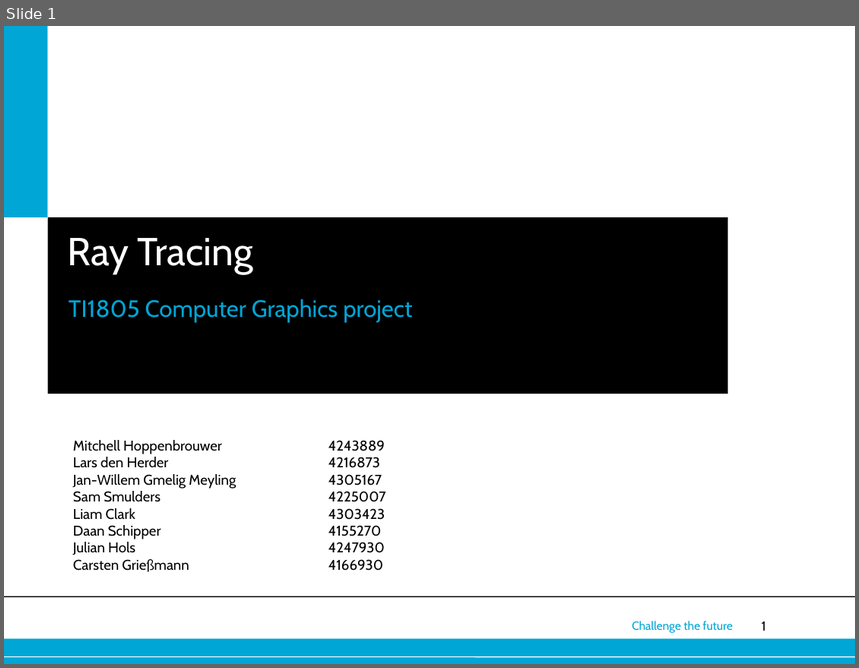
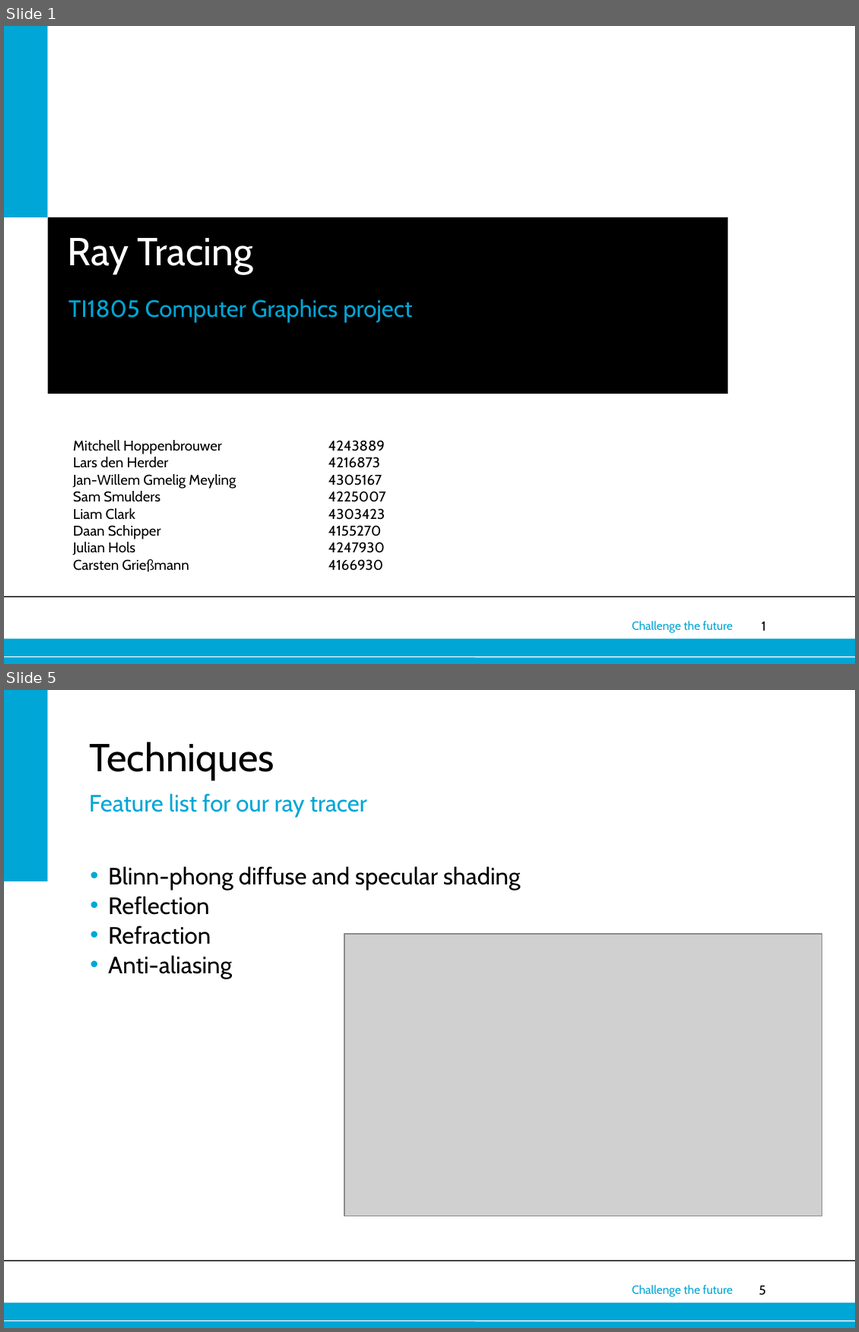
Before and after one commit to wmorssink/raytracert, a slide deck: RayTracing.ppt. Shown one above the other, each under a label of ours: slide 1 before the commit, slides 1 and 5 after it; the slides between them are not shown. The pictures are 859x668 and 859x1332 pixels, drawn with LibreOffice and Linux fonts; fonts in the diff are those of the drawing; grey boxes stand for pictures; background and template pictures are left out. Boxes give left, top, right and bottom in pixels: in the first picture for what was removed or moved away, otherwise in the second. Text is boxed around its words. In the diff, an @@ line names an element or a change of style, - is before the commit and + after.

```diff
--- a/RayTracing.ppt
+++ b/RayTracing.ppt
@@ slide 5 added at bbox=[4, 690, 855, 1328], background #FFFFFF; not listed: 5 template elements that a slide beside it also shows @@
@@ rectangle added at bbox=[4, 690, 47, 882], fill #00A6D6 @@
@@ title added at bbox=[89, 742, 274, 780], 33 pt, text #000000 @@
+Techniques
@@ text added at bbox=[89, 793, 367, 817], 20 pt, text #00A6D6 @@
+Feature list for our ray tracer
@@ text added at bbox=[108, 866, 521, 979], 20 pt, text #000000 @@
+• Blinn-phong diffuse and specular shading
+• Reflection
+• Refraction
+• Anti-aliasing
@@ picture added at bbox=[344, 934, 822, 1217] @@
```
Also in this commit, not shown: 3 slides changed, 2 other slides added, 11 slides removed.
